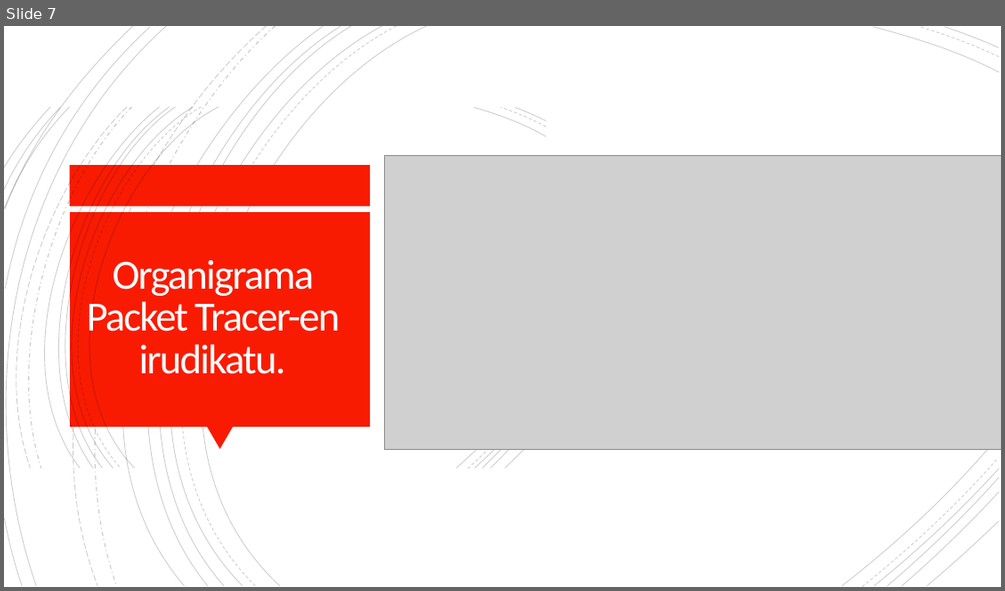
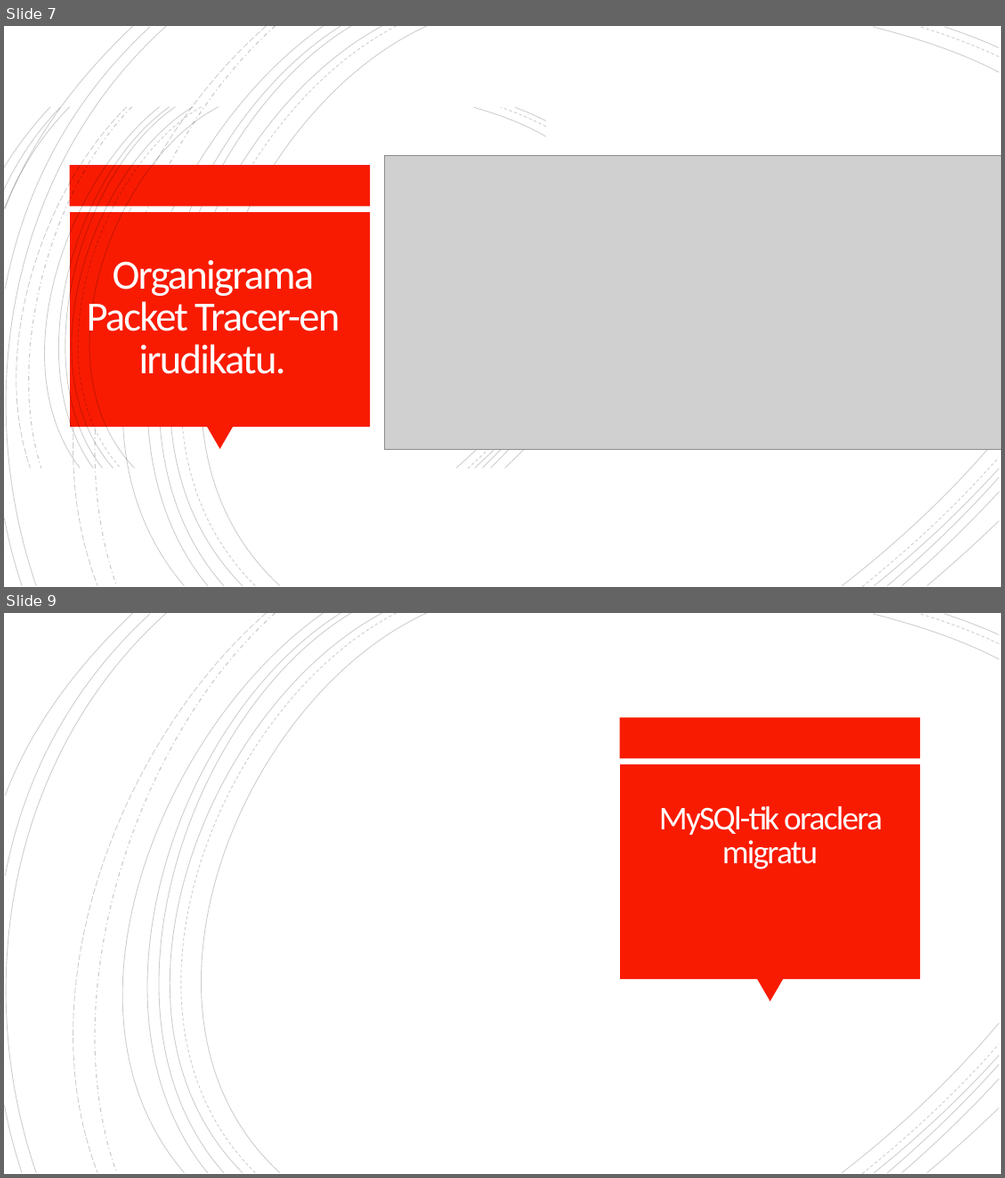
Before and after one commit to OceansForce/Erronka_5_Taldea, a slide deck: Aurkezpena/AurkezpenaTaldea5.pptx. Shown one above the other, each under a label of ours: slide 7 before the commit, slides 7 and 9 after it; the slides between them are not shown. The pictures are 1005x591 and 1005x1178 pixels, drawn with LibreOffice and Linux fonts; fonts in the diff are those of the drawing; grey boxes stand for pictures; background and template pictures are left out. Boxes give left, top, right and bottom in pixels: in the first picture for what was removed or moved away, otherwise in the second. Text is boxed around its words. In the diff, an @@ line names an element or a change of style, - is before the commit and + after.

```diff
--- a/Aurkezpena/AurkezpenaTaldea5.pptx
+++ b/Aurkezpena/AurkezpenaTaldea5.pptx
@@ slide 9 added at (4,613,1001,1174), background #FFFFFF; not listed: 21 template elements that a slide beside it also shows @@
@@ rectangle added at (619,718,920,759), fill #F81B02 @@
@@ rectangle added at (620,765,920,980), fill #F81B02 @@
@@ title added at (659,806,882,869), 32 pt, text #FFFEFF @@
+MySQl-tik oraclera migratu
@@ triangle added at (757,979,783,1001), fill #F81B02 @@
```
Also in this commit, not shown: 5 other slides added, 6 other files.
